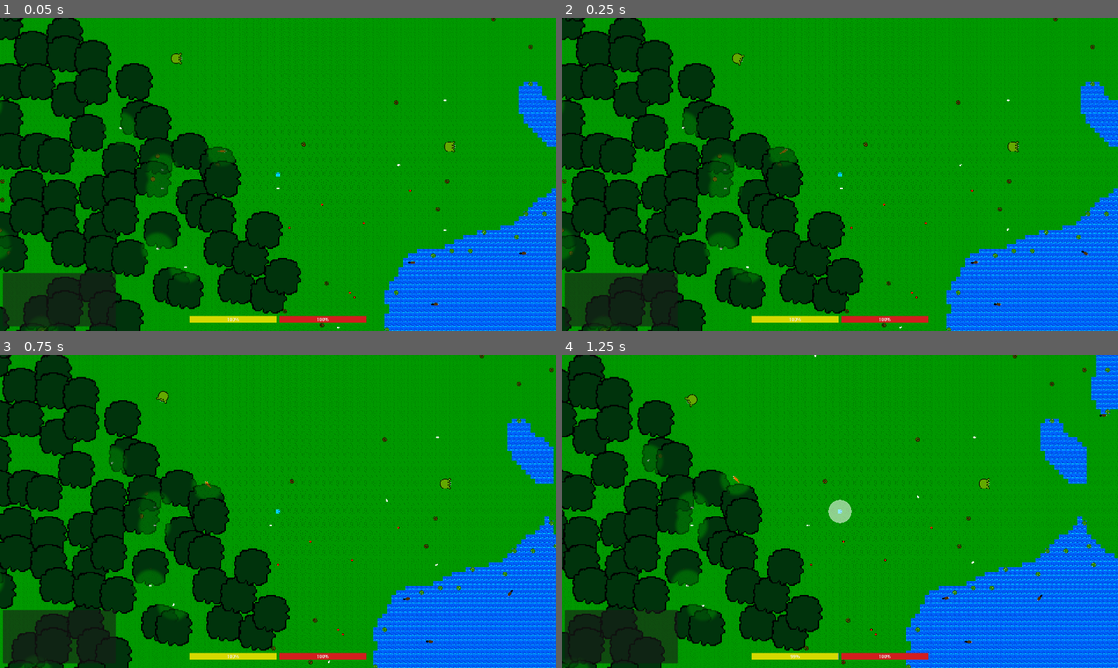
Above: before the commit, frames 1-4 (two rows, left to right).
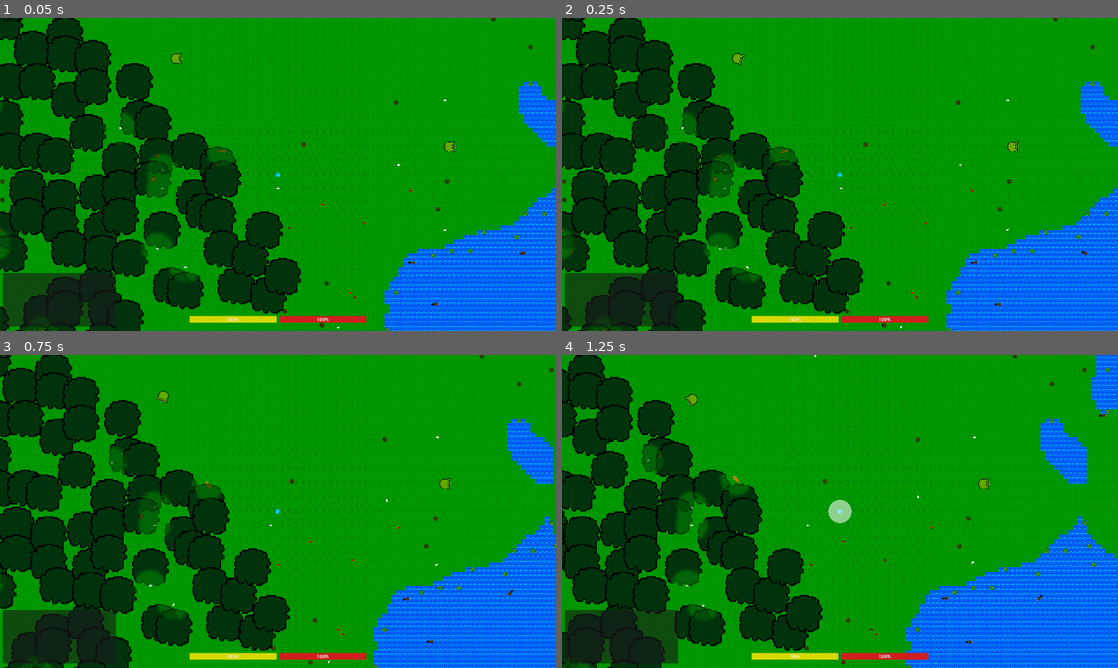
Above: after the commit, the same moments.

Repository: Kyhel/lost-in-pixels
Game: Godot game, scene res://scenes/game.tscn
Same seed, same stepped clock (60 frames per second), same inputs: the game is played once before the commit and once after it.
Inputs:
- Up to frame 1 (0.05 s): no input
- Up to frame 2 (0.25 s): no input
- Up to frame 3 (0.75 s): hold Right (ui_right) from 0.53 s (still down); hold F (attack) from 0.53 s (still down)
- Up to frame 4 (1.25 s): keep holding Right (ui_right); keep holding F (attack)

Frame 1 is identical in both runs. In frame 2, less than 0.1% of the frame differs, in the area x 6-95%, y 11-100%; in frame 3, less than 0.1%; in frame 4, less than 0.1%.

Commit message:
Move regimen data

Diff:
--- a/actors/base/creature_data.gd
+++ b/actors/base/creature_data.gd
@@ -36,6 +36,10 @@
 @export var excluded_tile_types: Array[WorldGenerator.TileType] = [WorldGenerator.TileType.WATER]
 @export var movement_types: Array[MovementType] = [MovementType.RUN]
 @export var needs_eating: bool = false
+## Item types this species can eat; used by [FoodSensor] when [member needs_eating] is true.
+@export var edible_items: Array[ItemData] = []
+## Prey species ([CreatureData]) this species can eat; used by [FoodSensor].
+@export var edible_creatures: Array[CreatureData] = []
 @export var hunger_decay_rate: float = 5.0
 @export var taming_decay_rate: float = 5.0
 @export var taming_value_threshold: int = 0
--- a/ai/sensors/food_sensor.gd
+++ b/ai/sensors/food_sensor.gd
@@ -2,15 +2,18 @@
 extends Sensor
 
 ## Scans the surroundings for food the creature can eat and stores found positions in the creature's blackboard under [constant BLACKBOARD_KEY_FOOD].
+## Edible types are configured on [member CreatureData.edible_items] and [member CreatureData.edible_creatures].
 
-@export var edible_items: Array[Resource] = []  ## ItemData resources this creature can eat (assign in editor).
-@export var edible_creatures: Array[Resource] = []  ## CreatureData resources this creature can eat (assign in editor).
 @export var scan_radius: float = 300.0
 
 func update(creature: Creature) -> void:
 
 	if creature.blackboard == null:
 		print("Blackboard is null")
+		return
+
+	var data: CreatureData = creature.creature_data
+	if data == null:
 		return
 
 	var origin: Vector2 = creature.global_position
@@ -23,7 +26,7 @@
 		var world_item: WorldItem = node
 		if world_item.item_data == null:
 			continue
-		if not _can_eat(world_item.item_data):
+		if not _can_eat(data, world_item.item_data):
 			continue
 		foods.append(world_item)
 
@@ -36,20 +39,22 @@
 			continue
 		if entity.blackboard.get_value(Blackboard.KEY_TAMED) == true:
 			continue
-		if not _can_eat_creature(entity.creature_data):
+		if not _can_eat_creature(data, entity.creature_data):
 			continue
 		foods.append(entity)
 
 	creature.blackboard.set_value(Blackboard.KEY_FOOD, foods)
 
-func _can_eat(item_data: ItemData) -> bool:
-	for edible in edible_items:
-		if edible is ItemData and edible.id == item_data.id:
+func _can_eat(data: CreatureData, item_data: ItemData) -> bool:
+	for edible in data.edible_items:
+		if edible != null and edible.id == item_data.id:
 			return true
 	return false
 
-func _can_eat_creature(creature_data: CreatureData) -> bool:
-	for edible in edible_creatures:
-		if edible is CreatureData and edible == creature_data:
+func _can_eat_creature(predator_data: CreatureData, prey_data: CreatureData) -> bool:
+	if prey_data == null:
+		return false
+	for edible in predator_data.edible_creatures:
+		if edible != null and edible == prey_data:
 			return true
 	return false
--- /dev/null
+++ b/ai/sensors/food_sensor.tres
@@ -0,0 +1,7 @@
+[gd_resource type="Resource" script_class="FoodSensor" format=3 uid="uid://d5715qs5tu56"]
+
+[ext_resource type="Script" uid="uid://crtq7g0dtrud8" path="res://ai/sensors/food_sensor.gd" id="1_food"]
+
+[resource]
+script = ExtResource("1_food")
+metadata/_custom_type_script = "uid://crtq7g0dtrud8"
--- a/ai/sensors/fox_food_sensor.tres
+++ /dev/null
@@ -1,12 +0,0 @@
-[gd_resource type="Resource" script_class="FoodSensor" format=3 uid="uid://cx515ivlndp8b"]
-
-[ext_resource type="Resource" uid="uid://06r8vifs4yfn" path="res://data/actors/animals/rabbit.tres" id="1_hyvqw"]
-[ext_resource type="Script" uid="uid://crtq7g0dtrud8" path="res://ai/sensors/food_sensor.gd" id="1_q12sn"]
-[ext_resource type="Resource" uid="uid://d4fipfqbnme6i" path="res://data/items/carrot.tres" id="2_krryp"]
-[ext_resource type="Resource" uid="uid://c7k2bnaxryw1p" path="res://data/items/berry.tres" id="3_berry"]
-
-[resource]
-script = ExtResource("1_q12sn")
-edible_items = Array[Resource]([ExtResource("2_krryp"), ExtResource("3_berry")])
-edible_creatures = Array[Resource]([ExtResource("1_hyvqw")])
-metadata/_custom_type_script = "uid://crtq7g0dtrud8"
--- a/ai/sensors/vegetarian_food_sensor.tres
+++ /dev/null
@@ -1,11 +0,0 @@
-[gd_resource type="Resource" script_class="FoodSensor" format=3 uid="uid://buc163bqsuj5g"]
-
-[ext_resource type="Script" uid="uid://crtq7g0dtrud8" path="res://ai/sensors/food_sensor.gd" id="1_6hpia"]
-[ext_resource type="Resource" uid="uid://d4fipfqbnme6i" path="res://data/items/carrot.tres" id="1_dte6d"]
-[ext_resource type="Resource" uid="uid://dcoj2sx4a6d6e" path="res://data/objects/nature/flowers/flower_red_1.tres" id="2_3d3ah"]
-[ext_resource type="Resource" uid="uid://c7k2bnaxryw1p" path="res://data/items/berry.tres" id="3_berry"]
-
-[resource]
-script = ExtResource("1_6hpia")
-edible_items = Array[Resource]([ExtResource("1_dte6d"), ExtResource("2_3d3ah"), ExtResource("3_berry")])
-metadata/_custom_type_script = "uid://crtq7g0dtrud8"
--- a/data/actors/animals/beaver.tres
+++ b/data/actors/animals/beaver.tres
@@ -3,20 +3,25 @@
 [ext_resource type="Script" uid="uid://b03s60gt6mpeu" path="res://ai/goals/goal.gd" id="1_56npc"]
 [ext_resource type="Resource" uid="uid://dhnvy30mkocgp" path="res://ai/goals/wander_goal.tres" id="2_27jme"]
 [ext_resource type="Resource" uid="uid://6kr4qf001sd" path="res://ai/goals/eat_goal.tres" id="2_eat"]
+[ext_resource type="Script" uid="uid://b12224xo0dkcj" path="res://data/items/item_data.gd" id="2_rmriv"]
 [ext_resource type="Script" uid="uid://clk4ii14vm1a2" path="res://actors/base/creature_data.gd" id="2_yyua3"]
 [ext_resource type="Texture2D" uid="uid://biu286a1d7wjw" path="res://assets/creatures/beaver.png" id="4_27jme"]
 [ext_resource type="Script" uid="uid://n33v4k13pcso" path="res://ai/sensors/sensor.gd" id="4_djyqf"]
-[ext_resource type="Resource" uid="uid://buc163bqsuj5g" path="res://ai/sensors/vegetarian_food_sensor.tres" id="5_nn8gk"]
+[ext_resource type="Resource" uid="uid://d5715qs5tu56" path="res://ai/sensors/food_sensor.tres" id="5_food"]
+[ext_resource type="Resource" path="res://data/items/water_lily_flower.tres" id="5_jkmdi"]
+[ext_resource type="Resource" uid="uid://d4fipfqbnme6i" path="res://data/items/carrot.tres" id="6_carrot"]
+[ext_resource type="Resource" uid="uid://c7k2bnaxryw1p" path="res://data/items/berry.tres" id="8_berry"]
 
 [resource]
 script = ExtResource("2_yyua3")
 sprite = ExtResource("4_27jme")
 goals = Array[ExtResource("1_56npc")]([ExtResource("2_27jme"), ExtResource("2_eat")])
-sensors = Array[ExtResource("4_djyqf")]([ExtResource("5_nn8gk")])
+sensors = Array[ExtResource("4_djyqf")]([ExtResource("5_food")])
 can_swim = true
 size = 30
 hitbox_size = 12
 excluded_tile_types = Array[int]([])
 needs_eating = true
+edible_items = Array[ExtResource("2_rmriv")]([ExtResource("6_carrot"), ExtResource("8_berry"), ExtResource("5_jkmdi")])
 hunger_decay_rate = 1.0
 metadata/_custom_type_script = "uid://clk4ii14vm1a2"
--- a/data/actors/animals/fox.tres
+++ b/data/actors/animals/fox.tres
@@ -5,20 +5,26 @@
 [ext_resource type="Script" uid="uid://clk4ii14vm1a2" path="res://actors/base/creature_data.gd" id="2_ovces"]
 [ext_resource type="Resource" uid="uid://6kr4qf001sd" path="res://ai/goals/eat_goal.tres" id="3_n5fiy"]
 [ext_resource type="Texture2D" uid="uid://dmi7t3bssgqpn" path="res://assets/creatures/fox.png" id="3_ovces"]
+[ext_resource type="Script" uid="uid://b12224xo0dkcj" path="res://data/items/item_data.gd" id="3_wg48q"]
 [ext_resource type="Resource" uid="uid://c8fpl1yr5xkqn" path="res://ai/goals/follow_player_goal.tres" id="4_follow"]
 [ext_resource type="Script" uid="uid://n33v4k13pcso" path="res://ai/sensors/sensor.gd" id="6_6fm8k"]
-[ext_resource type="Resource" uid="uid://cx515ivlndp8b" path="res://ai/sensors/fox_food_sensor.tres" id="7_sf35n"]
+[ext_resource type="Resource" uid="uid://d5715qs5tu56" path="res://ai/sensors/food_sensor.tres" id="7_food"]
+[ext_resource type="Resource" uid="uid://d4fipfqbnme6i" path="res://data/items/carrot.tres" id="8_carrot"]
+[ext_resource type="Resource" uid="uid://c7k2bnaxryw1p" path="res://data/items/berry.tres" id="9_berry"]
+[ext_resource type="Resource" uid="uid://06r8vifs4yfn" path="res://data/actors/animals/rabbit.tres" id="10_rabbit"]
 
 [resource]
 script = ExtResource("2_ovces")
 sprite = ExtResource("3_ovces")
 goals = Array[ExtResource("1_t6a1h")]([ExtResource("2_4xntq"), ExtResource("3_n5fiy"), ExtResource("4_follow")])
-sensors = Array[ExtResource("6_6fm8k")]([ExtResource("7_sf35n")])
+sensors = Array[ExtResource("6_6fm8k")]([ExtResource("7_food")])
 size = 32
 hitbox_size = 20
 base_speed = 50.0
 running_multiplier = 3.0
 needs_eating = true
+edible_items = Array[ExtResource("3_wg48q")]([ExtResource("8_carrot"), ExtResource("9_berry")])
+edible_creatures = Array[ExtResource("2_ovces")]([ExtResource("10_rabbit")])
 hunger_decay_rate = 2.0
 taming_value_threshold = 100
 metadata/_custom_type_script = "uid://clk4ii14vm1a2"
--- a/data/actors/animals/rabbit.tres
+++ b/data/actors/animals/rabbit.tres
@@ -2,22 +2,27 @@
 
 [ext_resource type="Script" uid="uid://b03s60gt6mpeu" path="res://ai/goals/goal.gd" id="1_dp7fp"]
 [ext_resource type="Resource" uid="uid://dhnvy30mkocgp" path="res://ai/goals/wander_goal.tres" id="2_dtyic"]
+[ext_resource type="Script" uid="uid://b12224xo0dkcj" path="res://data/items/item_data.gd" id="2_pg6mr"]
 [ext_resource type="Resource" uid="uid://6kr4qf001sd" path="res://ai/goals/eat_goal.tres" id="3_a2dy0"]
 [ext_resource type="Script" uid="uid://clk4ii14vm1a2" path="res://actors/base/creature_data.gd" id="4_247ax"]
 [ext_resource type="Resource" uid="uid://c8fpl1yr5xkqn" path="res://ai/goals/follow_player_goal.tres" id="4_follow"]
 [ext_resource type="Script" uid="uid://n33v4k13pcso" path="res://ai/sensors/sensor.gd" id="6_a2dy0"]
 [ext_resource type="Texture2D" uid="uid://fy0y4hm3l8qb" path="res://assets/creatures/rabbit.png" id="6_bg2f0"]
-[ext_resource type="Resource" uid="uid://buc163bqsuj5g" path="res://ai/sensors/vegetarian_food_sensor.tres" id="7_247ax"]
+[ext_resource type="Resource" uid="uid://d5715qs5tu56" path="res://ai/sensors/food_sensor.tres" id="7_food"]
+[ext_resource type="Resource" uid="uid://d4fipfqbnme6i" path="res://data/items/carrot.tres" id="8_carrot"]
+[ext_resource type="Resource" uid="uid://dcoj2sx4a6d6e" path="res://data/objects/nature/flowers/flower_red_1.tres" id="9_flower"]
+[ext_resource type="Resource" uid="uid://c7k2bnaxryw1p" path="res://data/items/berry.tres" id="10_berry"]
 
 [resource]
 script = ExtResource("4_247ax")
 sprite = ExtResource("6_bg2f0")
 goals = Array[ExtResource("1_dp7fp")]([ExtResource("2_dtyic"), ExtResource("3_a2dy0"), ExtResource("4_follow")])
-sensors = Array[ExtResource("6_a2dy0")]([ExtResource("7_247ax")])
+sensors = Array[ExtResource("6_a2dy0")]([ExtResource("7_food")])
 size = 12
 hop_multiplier = 0.5
 movement_types = Array[int]([1, 5])
 needs_eating = true
+edible_items = Array[ExtResource("2_pg6mr")]([ExtResource("8_carrot"), ExtResource("9_flower"), ExtResource("10_berry")])
 hunger_decay_rate = 1.0
 taming_value_threshold = 20
 metadata/_custom_type_script = "uid://clk4ii14vm1a2"
